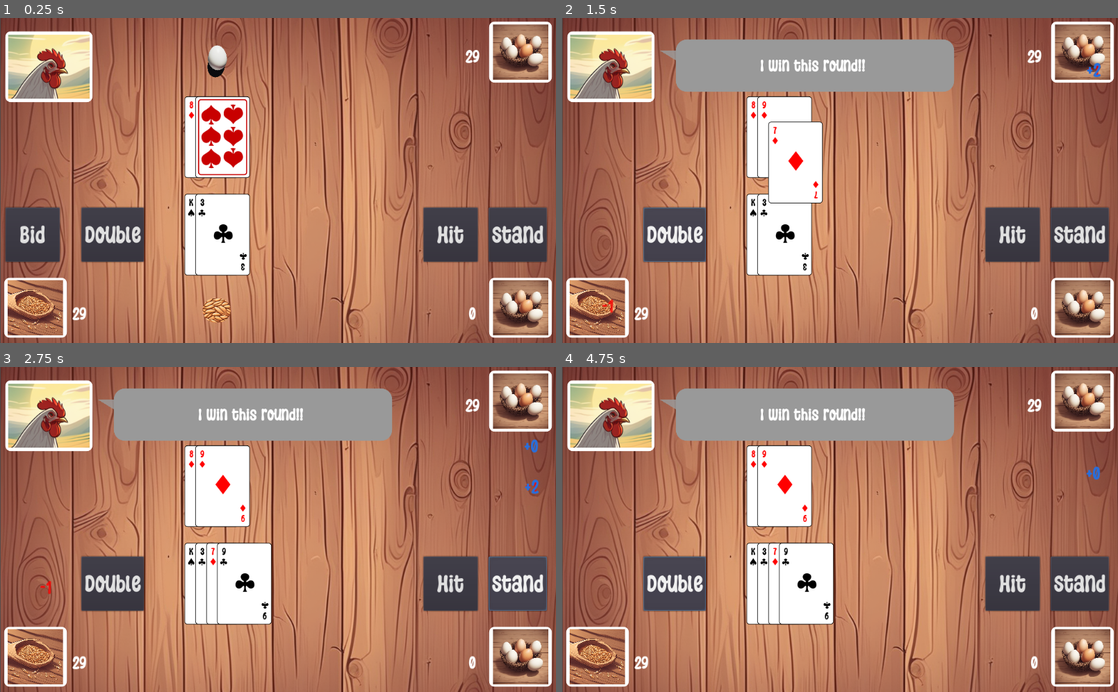
Above: before the commit, frames 1-4 (two rows, left to right).
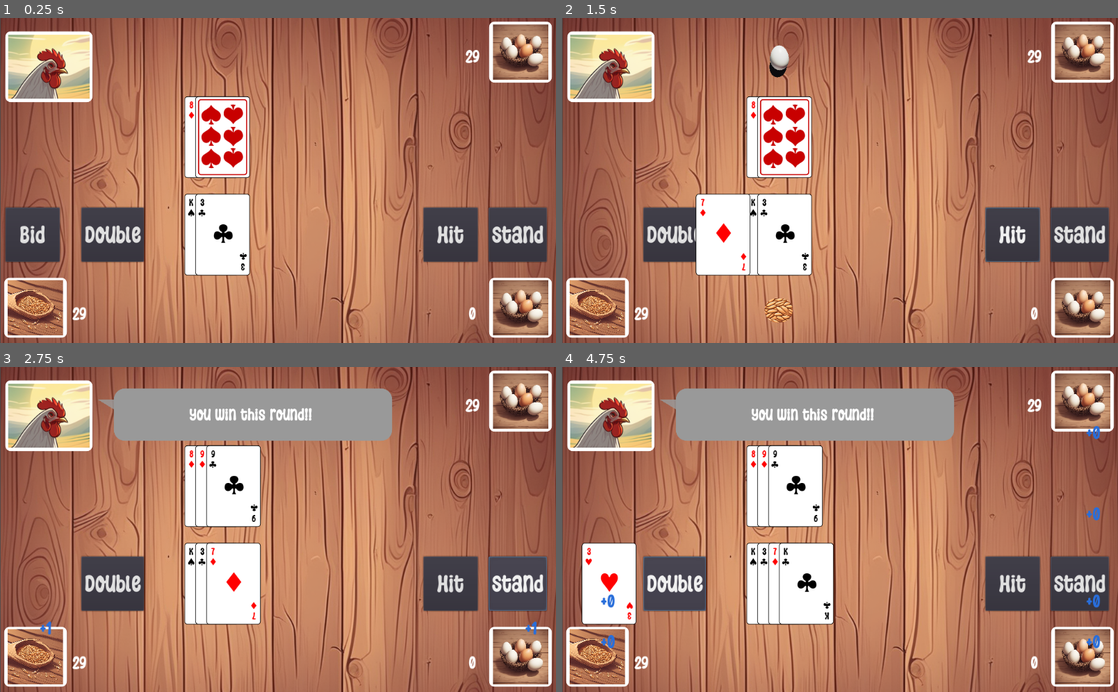
Above: after the commit, the same moments.

Repository: yakushev85/BlackJackWithChicken
Game: Godot game, scene res://GameTable.tscn
Same seed, same stepped clock (60 frames per second), same inputs: the game is played once before the commit and once after it.
Inputs:
- Up to frame 1 (0.25 s): no input
- Up to frame 2 (1.5 s): click "Hit" at 0.5 s; click "Double" at 1.25 s
- Up to frame 3 (2.75 s): click "Stand" at 2 s
- Up to frame 4 (4.75 s): click "Hit" at 2.75 s; click "Stand" at 3.5 s; click "Double" at 4.25 s

The runs differ from the first frame. In frame 1, 0.6% of the frame differs, in the area x 36-42%, y 8-94%; in frame 2, 13%, in the area x 7-97%, y 6-94%; in frame 3, 2.5%; in frame 4, 4.3%.

Commit message:
add bids anim, update card anim

Diff:
--- a/app/GameTable.gd
+++ b/app/GameTable.gd
@@ -80,7 +80,7 @@
 	card.set_cardid(card_id)
 
 	if will_move:
-		card.position = Vector2(card_index*card_offset, -600)
+		card.position = Vector2(card_index*card_offset-600, 0)
 	else:
 		card.position.x = card_index*card_offset
 
@@ -123,11 +123,13 @@
 
 	return rsum
 
-func add_bid(bid_holder, bid_index, bit_type):
+func add_bid(bid_holder, bid_index, bit_type, start_y=300):
 	var bid_item = bit_type.instance()
 	bid_item.position.x = bid_index*bid_offset
+	bid_item.position.y = start_y
 	bid_holder.add_child(bid_item)
 	all_bids.append(bid_item)
+	bid_item.move_to(Vector2(bid_item.position.x, 0))
 
 
 func init_player_bids():
@@ -139,7 +141,7 @@
 
 func init_chicken_bids():
 	chicken_bid_value = 0
-	add_bid($ChickenBidHolder, 0, chicken_bid_item_type)
+	add_bid($ChickenBidHolder, 0, chicken_bid_item_type, -300)
 	chicken_eggs = chicken_eggs - 1
 	chicken_bid_value = chicken_bid_value + 1
 
@@ -216,7 +218,7 @@
 		player_grains = player_grains - 1
 		show_message_hint($ControlsUI/PlayerGrains, -1, false)
 		player_bid_value = player_bid_value + 1
-		add_bid($ChickenBidHolder, chicken_bid_value, chicken_bid_item_type)
+		add_bid($ChickenBidHolder, chicken_bid_value, chicken_bid_item_type, -300)
 		chicken_eggs = chicken_eggs - 1
 		show_message_hint($ControlsUI/ChickenEggs, -1)
 		chicken_bid_value = chicken_bid_value + 1
@@ -231,7 +233,7 @@
 		player_grains = player_grains - player_bid_value
 		show_message_hint($ControlsUI/PlayerGrains, -player_bid_value, false)
 		player_bid_value = 2*player_bid_value
-		add_bid($ChickenBidHolder, chicken_bid_value, chicken_bid_item_type)
+		add_bid($ChickenBidHolder, chicken_bid_value, chicken_bid_item_type, -300)
 		chicken_eggs = chicken_eggs - chicken_bid_value
 		show_message_hint($ControlsUI/ChickenEggs, -chicken_bid_value)
 		chicken_bid_value = 2*chicken_bid_value
--- /dev/null
+++ b/app/Items/ChickenBid.gd
@@ -0,0 +1,22 @@
+extends Node2D
+
+export var speed = 500
+
+var move_position = Vector2.ZERO
+var is_moving = false
+
+
+func move_to(new_position):
+	is_moving = true
+	move_position = new_position
+
+
+func _process(delta):
+	if is_moving:
+		var velocity = move_position - position
+
+		if velocity.length() > 1:
+			position = position + velocity.normalized()*speed*delta
+		else:
+			position = move_position
+			is_moving = false
--- a/app/Items/ChickenBid.tscn
+++ b/app/Items/ChickenBid.tscn
@@ -1,8 +1,10 @@
-[gd_scene load_steps=2 format=2]
+[gd_scene load_steps=3 format=2]
 
 [ext_resource path="res://assets/icon/one_egg.png" type="Texture" id=1]
+[ext_resource path="res://Items/ChickenBid.gd" type="Script" id=2]
 
 [node name="ChickenBid" type="Node2D"]
+script = ExtResource( 2 )
 
 [node name="BidImage" type="Sprite" parent="."]
 scale = Vector2( 0.1, 0.1 )
--- /dev/null
+++ b/app/Items/PlayerBid.gd
@@ -0,0 +1,22 @@
+extends Node2D
+
+export var speed = 500
+
+var move_position = Vector2.ZERO
+var is_moving = false
+
+
+func move_to(new_position):
+	is_moving = true
+	move_position = new_position
+
+
+func _process(delta):
+	if is_moving:
+		var velocity = move_position - position
+
+		if velocity.length() > 1:
+			position = position + velocity.normalized()*speed*delta
+		else:
+			position = move_position
+			is_moving = false
--- a/app/Items/PlayerBid.tscn
+++ b/app/Items/PlayerBid.tscn
@@ -1,8 +1,10 @@
-[gd_scene load_steps=2 format=2]
+[gd_scene load_steps=3 format=2]
 
 [ext_resource path="res://assets/icon/rgrains1.png" type="Texture" id=1]
+[ext_resource path="res://Items/PlayerBid.gd" type="Script" id=2]
 
 [node name="PlayerBid" type="Node2D"]
+script = ExtResource( 2 )
 
 [node name="BidImage" type="Sprite" parent="."]
 scale = Vector2( 0.25, 0.25 )
